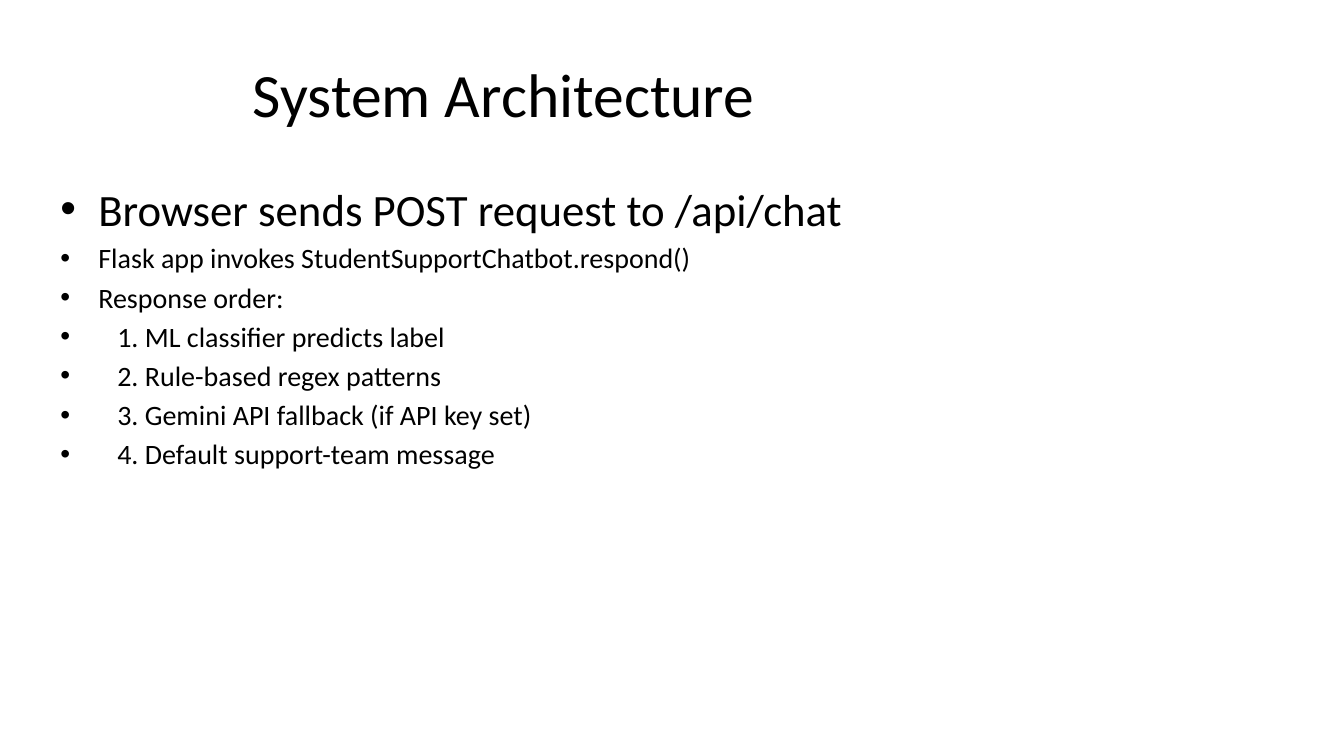
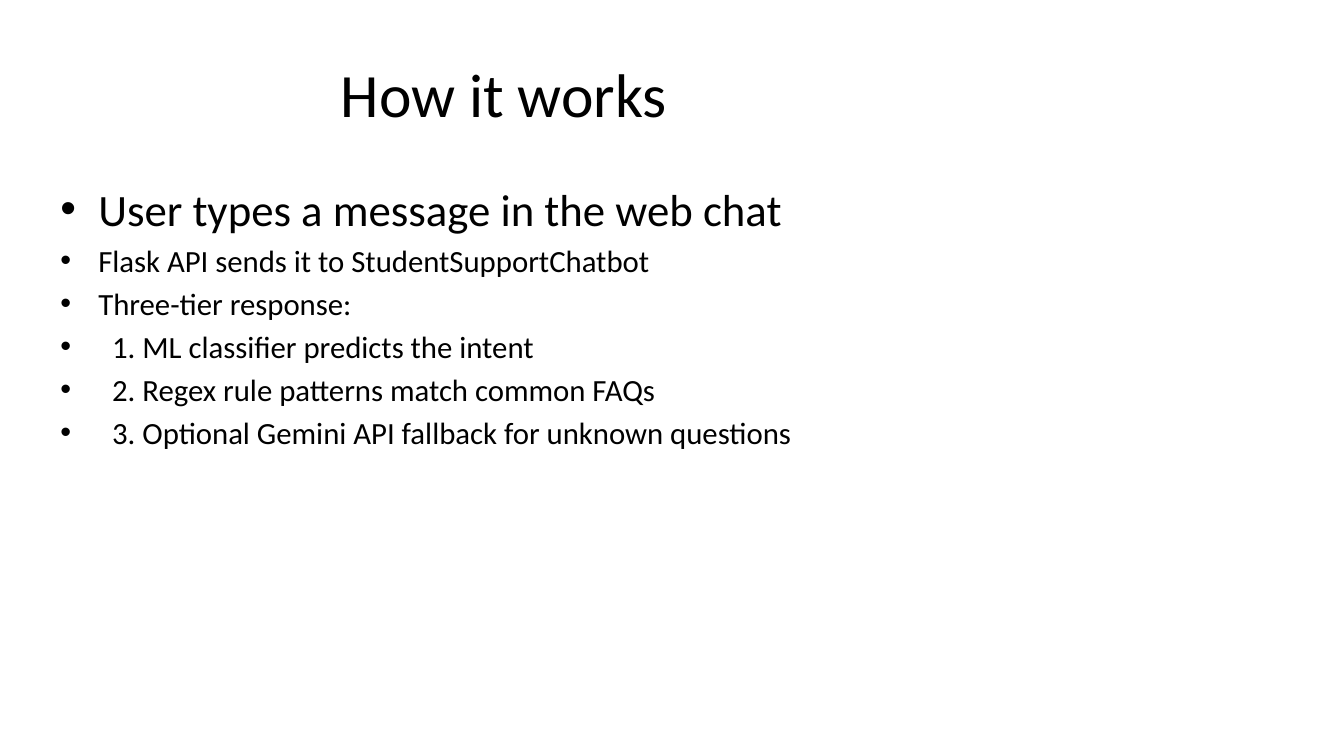
Before and after one commit to dvrajgit/dev-student-support-service-chatbot, a slide deck: slide 4 of PROJECT_PRESENTATION.pptx (slide 6 before the commit). Drawn at 1344x756 pixels with LibreOffice and Linux fonts; fonts in the diff are those of the drawing. Boxes give left, top, right and bottom in pixels: in the first picture for what was removed or moved away, otherwise in the second. Text is boxed around its words. In the diff, an @@ line names an element or a change of style, - is before the commit and + after.

```diff
--- a/PROJECT_PRESENTATION.pptx
+++ b/PROJECT_PRESENTATION.pptx
@@ title at (341,74,667,118): text changed @@
-System Architecture
+How it works
@@ text at (98,195,791,449): text changed; size 20 to 22 pt @@
-• Browser sends POST request to /api/chat
-• Flask app invokes StudentSupportChatbot.respond()
-• Response order:
-• 1. ML classifier predicts label
-• 2. Rule-based regex patterns
-• 3. Gemini API fallback (if API key set)
-• 4. Default support-team message
+• User types a message in the web chat
+• Flask API sends it to StudentSupportChatbot
+• Three-tier response:
+• 1. ML classifier predicts the intent
+• 2. Regex rule patterns match common FAQs
+• 3. Optional Gemini API fallback for unknown questions
```
Also in this commit, not shown: 7 other slides changed, 4 slides removed.
